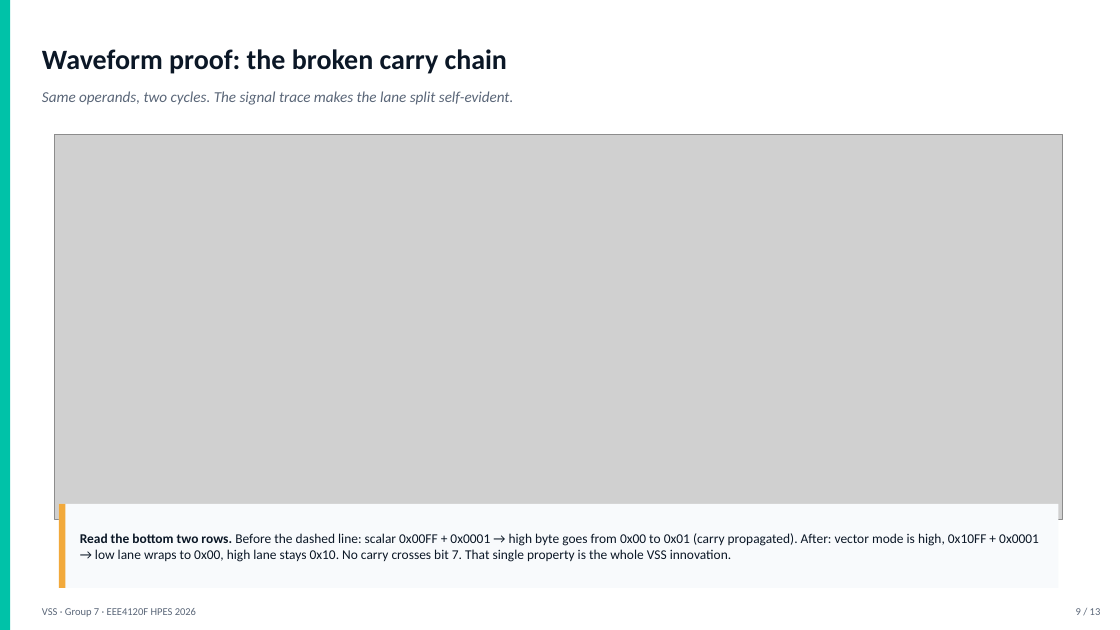
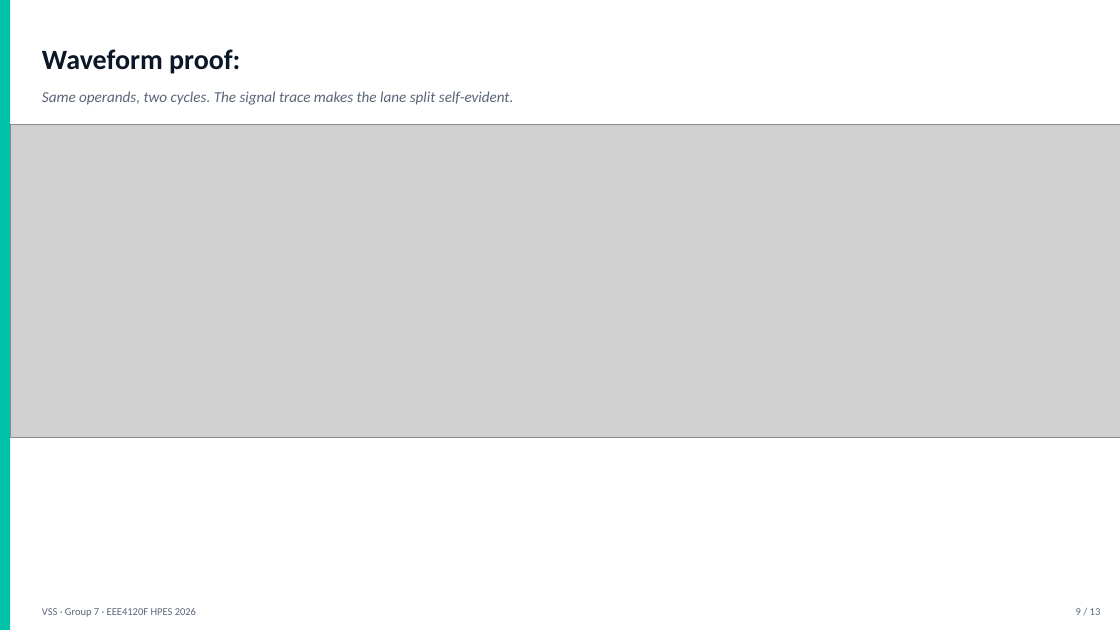
Before and after one commit to KLPJOA002/EEE4120F_YODA_Group7, a slide deck: slide 8 of Demo/VSS_Slides.pptx (slide 9 before the commit). Drawn at 1120x630 pixels with LibreOffice and Linux fonts; fonts in the diff are those of the drawing; grey boxes stand for pictures. Boxes give left, top, right and bottom in pixels: in the first picture for what was removed or moved away, otherwise in the second. Text is boxed around its words. In the diff, an @@ line names an element or a change of style, - is before the commit and + after.

```diff
--- a/Demo/VSS_Slides.pptx
+++ b/Demo/VSS_Slides.pptx
@@ text at (42, 49, 240, 74): text changed @@
-Waveform proof: the broken carry chain
+Waveform proof:
@@ picture: place and size @@
-picture at (55, 134, 1063, 519)
+picture at (10, 124, 1120, 438)
@@ rectangle removed at (59, 504, 1059, 588) @@
@@ rectangle removed at (59, 504, 66, 588) @@
@@ text removed at (80, 533, 1039, 562) @@
-Read the bottom two rows. Before the dashed line: scalar 0x00FF + 0x0001 → high byte goes from 0x00 to 0x01 (carry propagated). After: vector mode is high, 0x10FF + 0x0001 → low lane wraps to 0x00, high lane stays 0x10. No carry crosses bit 7. That single property is the whole VSS innovation.
```
Also in this commit, not shown: 6 other slides changed, 2 slides removed, 4 other files.
